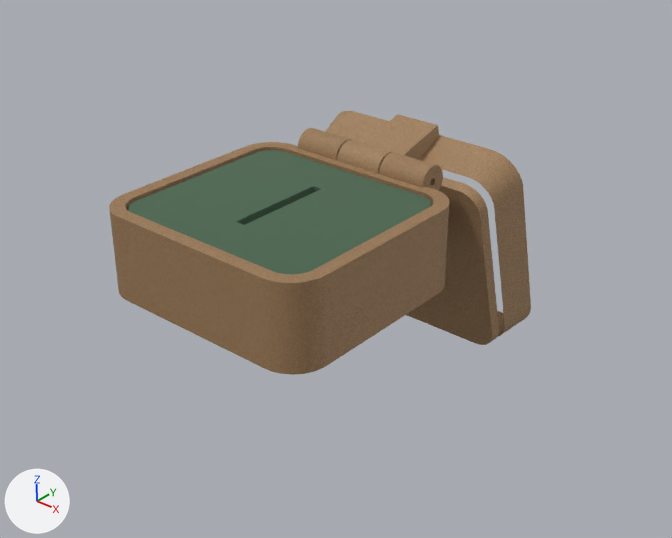
Renders of the Blender file ecrino/models/wood-ring-box/wood_ring_box.blend from each side of a commit.
One viewpoint serves both versions: the file's camera 'Camera'. The axes (+X, +Y, +Z) are drawn at lower left. The lights are the same throughout. The picture after the commit comes second.

The first picture shows 'base', 'insert', 'lid'.
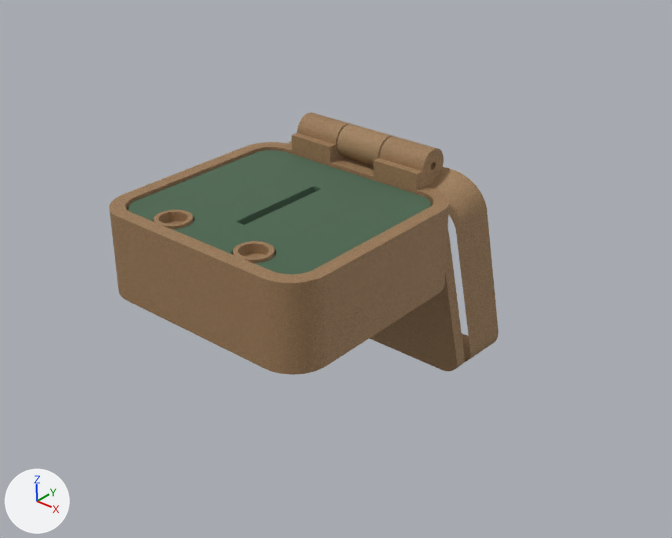
Edits to the scene script, one JSON object a line:
```json
{"block": "me_base", "where": "# used by ob_base; location = (0.0, 0.0, 0.0); scale = (0.02, 0.02, 0.02)"}
{"op": "remove", "block": "me_base", "code": "me_base.from_pydata(...)  # 824 vertices, 1652 faces; spans x 0.0..62.0, y 0.0..65.2, z 0.0..25.6"}
{"op": "add", "block": "me_base", "code": "me_base.from_pydata(...)  # 1400 vertices, 2804 faces; spans x 0.0..62.0, y 0.0..65.2, z 0.0..29.8"}
{"block": "me_base", "change": "me_base part 1: 4 vertices moved from x 11.2..50.8, y 60.3, z 20.7 to x 11.2..50.8, y 60.3, z 24.9; 500 vertices removed from x 11.2..50.8, y 56.8..65.2, z 17.2..25.6; 512 vertices added at x 11.2..50.8, y 54.6..65.2, z 21.4..29.8"}
{"block": "me_base", "change": "me_base part 2: 564 vertices added at x 14.3..47.7, y 3.4..11.9, z 3.4..21.4"}
{"block": "me_lid", "where": "# used by ob_lid; location = (0.0, 1.949, -0.64); rotation_euler = (1.833, 0.0, 0.0), in degrees (105, 0, 0); scale = (0.02, 0.02, 0.02)"}
{"op": "remove", "block": "me_lid", "code": "me_lid.from_pydata(...)  # 1768 vertices, 3540 faces; spans x 0.0..62.0, y 0.0..65.2, z 0.0..25.6"}
{"op": "add", "block": "me_lid", "code": "me_lid.from_pydata(...)  # 2326 vertices, 4652 faces; spans x 0.0..62.0, y 0.0..65.2, z 0.0..15.0"}
{"block": "me_lid", "change": "me_lid part 3: 266 vertices removed from x 24.5..37.5, y 54.6..65.2, z 10.2..25.6; 248 vertices added at x 24.5..37.5, y 57.0..65.2, z 0.0..8.4"}
{"block": "me_lid", "change": "other edits to the shape of me_lid do not show in these pictures"}
{"block": "me_insert", "where": "# used by ob_insert; location = (0.08, 0.08, 0.068); scale = (0.02, 0.02, 0.02)"}
{"op": "remove", "block": "me_insert", "code": "me_insert.from_pydata(...)  # 160 vertices, 316 faces; spans x 0.0..54.0, y 0.0..50.0, z 0.0..17.4"}
{"op": "add", "block": "me_insert", "code": "me_insert.from_pydata(...)  # 388 vertices, 772 faces; spans x 0.0..54.0, y 0.0..50.0, z 0.0..17.4"}
{"block": "me_insert", "change": "me_insert part 4: 228 vertices added at x 9.9..44.1, y 0.0..8.3, z 0.0..17.4"}
{"op": "set", "path": "ob_lid.location", "old": "(0.0, 1.949, -0.64)", "new": "(0.0, 1.617, -0.645)"}
```

Where the change shows, as pixel boxes (x1, y1, x2, y2) in the pictures (672 x 538 px; the box of a moved part takes in the faces that stretch with it):
```json
{"object": "base", "change": "reshaped", "before": [109, 128, 449, 375], "after": [109, 112, 449, 375], "on screen": "6% taller"}
{"object": "lid", "change": "reshaped, moved", "before": [325, 111, 531, 345], "after": [289, 124, 498, 371]}
{"part": 1, "of": "me_base", "change": "moved or reshaped", "before": [288, 128, 443, 192], "after": [287, 112, 444, 196]}
{"part": 2, "of": "me_base", "change": "added", "after": [120, 210, 275, 278], "on screen": "brown"}
{"part": 3, "of": "me_lid", "change": "moved or reshaped", "before": [337, 114, 490, 196], "after": [337, 124, 452, 189]}
{"part": 4, "of": "me_insert", "change": "added", "after": [128, 153, 425, 274], "on screen": "dark green"}
```
